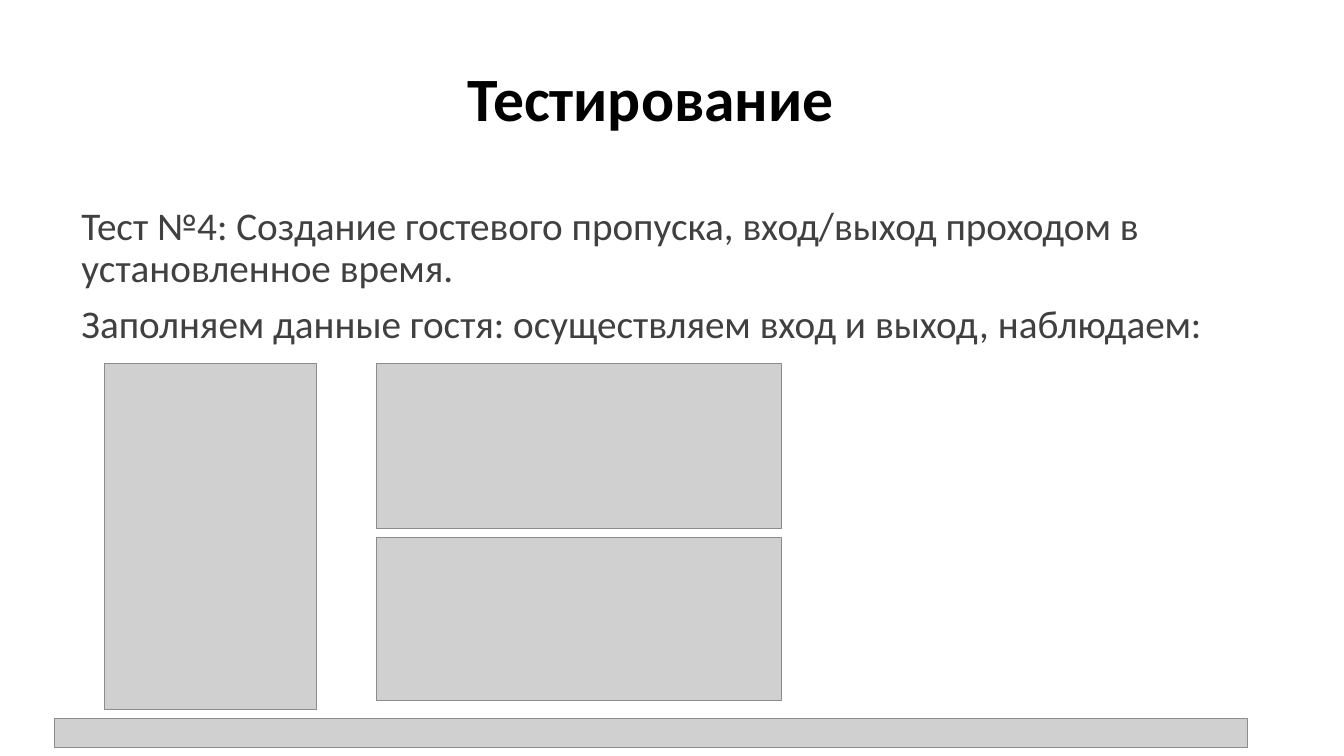
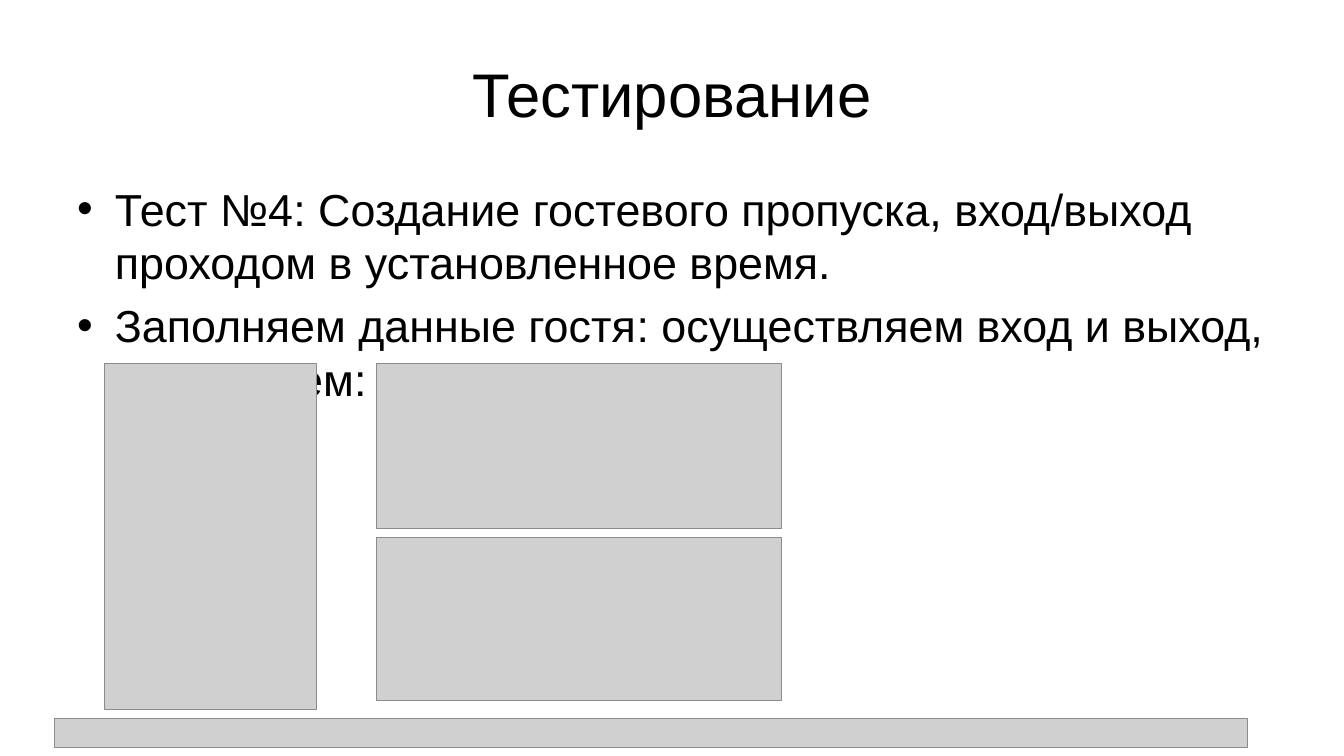
Before and after one commit to Asphie/Asphie, a slide deck: slide 11 of Проектная работа ЯП.pptx (slide 10 before the commit). Drawn at 1344x756 pixels with LibreOffice and Linux fonts; fonts in the diff are those of the drawing; grey boxes stand for pictures. Boxes give left, top, right and bottom in pixels: in the first picture for what was removed or moved away, otherwise in the second. Text is boxed around its words. In the diff, an @@ line names an element or a change of style, - is before the commit and + after.

```diff
--- a/Проектная работа ЯП.pptx
+++ b/Проектная работа ЯП.pptx
@@ title "Тестирование" at [472, 74, 871, 129]: font Calibri to Arial, bold off; line spacing 0.9 to 1 @@
@@ text "Тест №4: Создание гостевого пропуска, ...": place and size @@
-text "Тест №4: Создание гостевого пропуска, ..." at [81, 212, 1202, 345]
+text "Тест №4: Создание гостевого пропуска, ..." at [115, 193, 1262, 405]
@@ text "Тест №4: Создание гостевого пропуска, ..." at [115, 193, 1262, 405]: size 28 to 32 pt, font Calibri to Arial, text colour #404040 to #000000; bullet none to •; line spacing 0.9 to 1; less space between paragraphs @@
```
Also in this commit, not shown: 10 other slides changed, 1 slide added.
